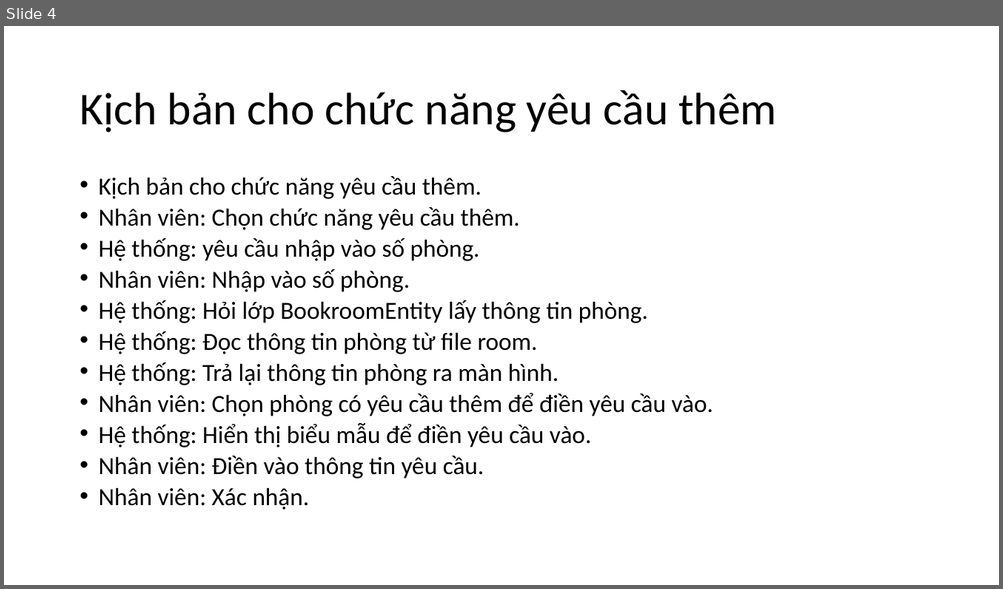
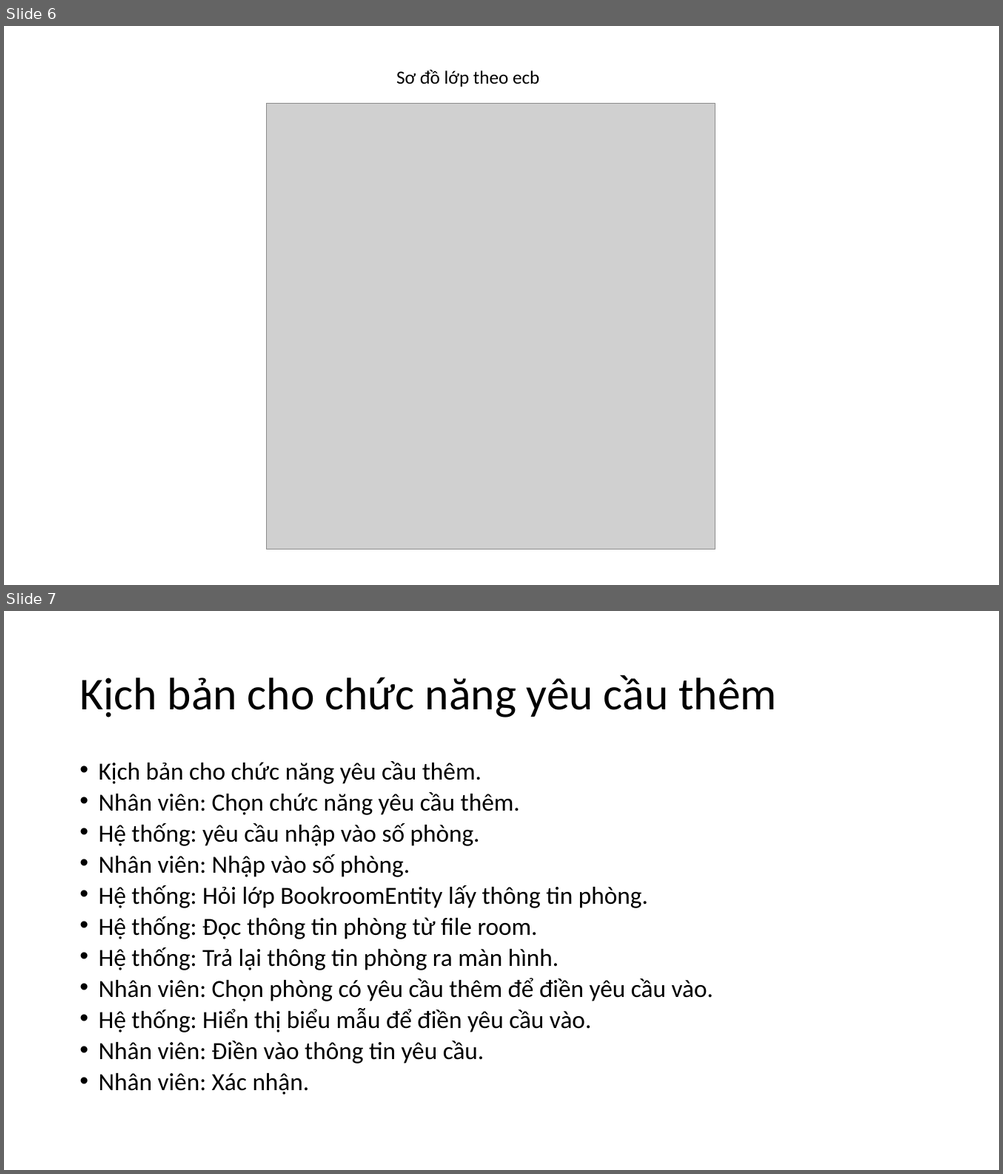
Before and after one commit to Djum542/com.ductm2008110309-SE, a slide deck: src/Tieuluancuoiky/Chương trình cho khách sạn.pptx. Shown one above the other, each under a label of ours: slide 4 before the commit, slides 6 and 7 after it. The pictures are 1003x589 and 1003x1174 pixels, drawn with LibreOffice and Linux fonts; fonts in the diff are those of the drawing; grey boxes stand for pictures. Boxes give left, top, right and bottom in pixels: in the first picture for what was removed or moved away, otherwise in the second. Text is boxed around its words. In the diff, an @@ line names an element or a change of style, - is before the commit and + after.

```diff
--- a/src/Tieuluancuoiky/Chương trình cho khách sạn.pptx
+++ b/src/Tieuluancuoiky/Chương trình cho khách sạn.pptx
@@ slide 6 added at bbox=[4, 26, 999, 585], background #FFFFFF @@
@@ text added at bbox=[396, 70, 539, 87], 18 pt, text #000000 @@
+Sơ đồ lớp theo ecb
@@ picture added at bbox=[266, 104, 714, 550] @@
@@ what was slide 4 is now slide 7 @@
```
Also in this commit, not shown: 2 slides changed, 10 other slides added, 1 slide removed, 6 other files.
